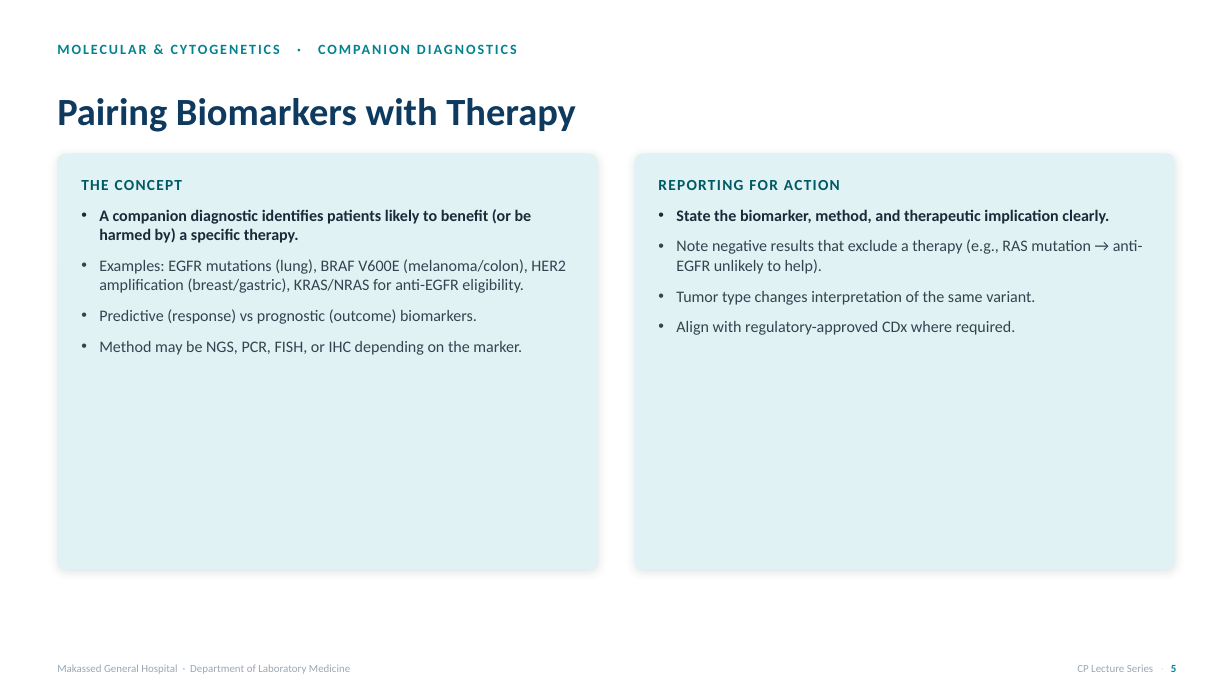
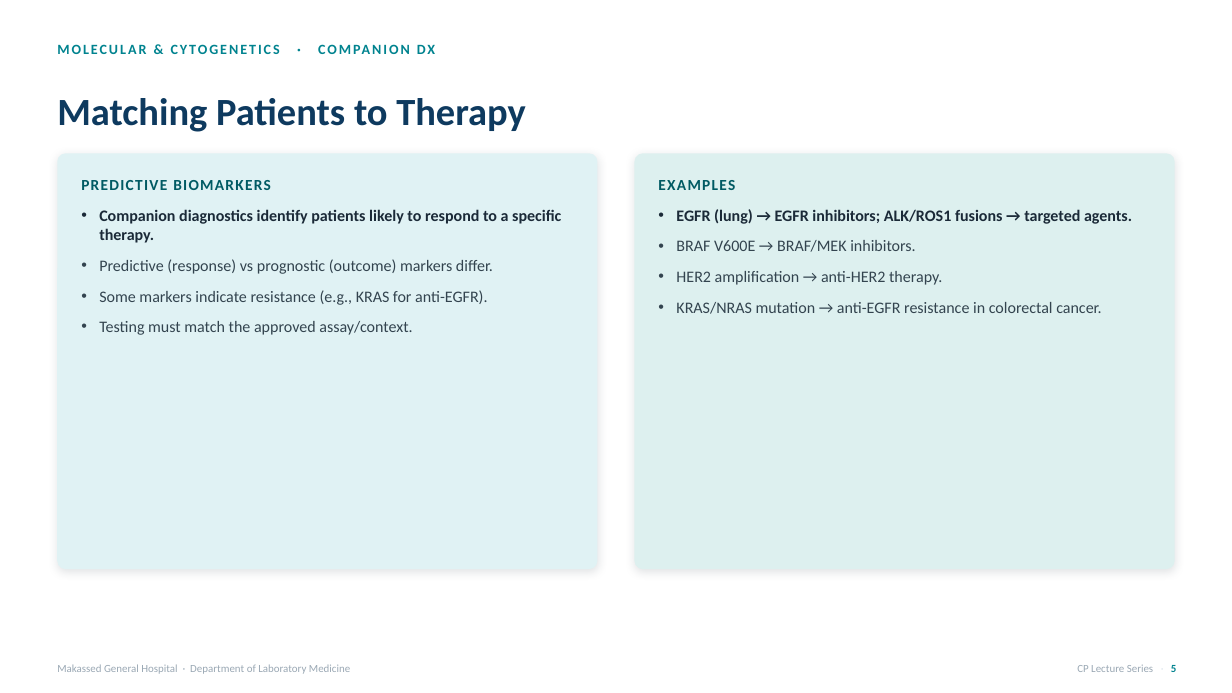
Before and after one commit to omarzbaba/makassed-cp-curriculum, a slide deck: slide 6 of decks/Molecular_04_Solid-Tumor-and-Germline-Testing.pptx. Drawn at 1232x693 pixels with LibreOffice and Linux fonts; fonts in the diff are those of the drawing. Boxes give left, top, right and bottom in pixels: in the first picture for what was removed or moved away, otherwise in the second. Text is boxed around its words. In the diff, an @@ line names an element or a change of style, - is before the commit and + after.

```diff
--- a/decks/Molecular_04_Solid-Tumor-and-Germline-Testing.pptx
+++ b/decks/Molecular_04_Solid-Tumor-and-Germline-Testing.pptx
@@ text at (57, 44, 280, 224): text changed @@
-MOLECULAR & CYTOGENETICS · COMPANION DIAGNOSTICS
+MOLECULAR & CYTOGENETICS · COMPANION DX
@@ text at (57, 98, 526, 132): text changed @@
-Pairing Biomarkers with Therapy
+Matching Patients to Therapy
@@ rounded rectangle at (635, 153, 1176, 569): fill #E0F2F4 to #DDF0EF @@
@@ text at (81, 180, 271, 190): text changed @@
-THE CONCEPT
+PREDICTIVE BIOMARKERS
@@ text at (99, 209, 561, 335): text changed @@
-• A companion diagnostic identifies patients likely to benefit (or be harmed by) a specific therapy.
-• Examples: EGFR mutations (lung), BRAF V600E (melanoma/colon), HER2 amplification (breast/gastric), KRAS/NRAS for anti-EGFR eligibility.
-• Predictive (response) vs prognostic (outcome) biomarkers.
-• Method may be NGS, PCR, FISH, or IHC depending on the marker.
+• Companion diagnostics identify patients likely to respond to a specific therapy.
+• Predictive (response) vs prognostic (outcome) markers differ.
+• Some markers indicate resistance (e.g., KRAS for anti-EGFR).
+• Testing must match the approved assay/context.
@@ text at (658, 180, 735, 190): text changed @@
-REPORTING FOR ACTION
+EXAMPLES
@@ text at (676, 209, 1132, 314): text changed @@
-• State the biomarker, method, and therapeutic implication clearly.
-• Note negative results that exclude a therapy (e.g., RAS mutation → anti-EGFR unlikely to help).
-• Tumor type changes interpretation of the same variant.
-• Align with regulatory-approved CDx where required.
+• EGFR (lung) → EGFR inhibitors; ALK/ROS1 fusions → targeted agents.
+• BRAF V600E → BRAF/MEK inhibitors.
+• HER2 amplification → anti-HER2 therapy.
+• KRAS/NRAS mutation → anti-EGFR resistance in colorectal cancer.
```
Also in this commit, not shown: 17 other slides changed, 6 slides added, 2 slides removed, 30 other files.
